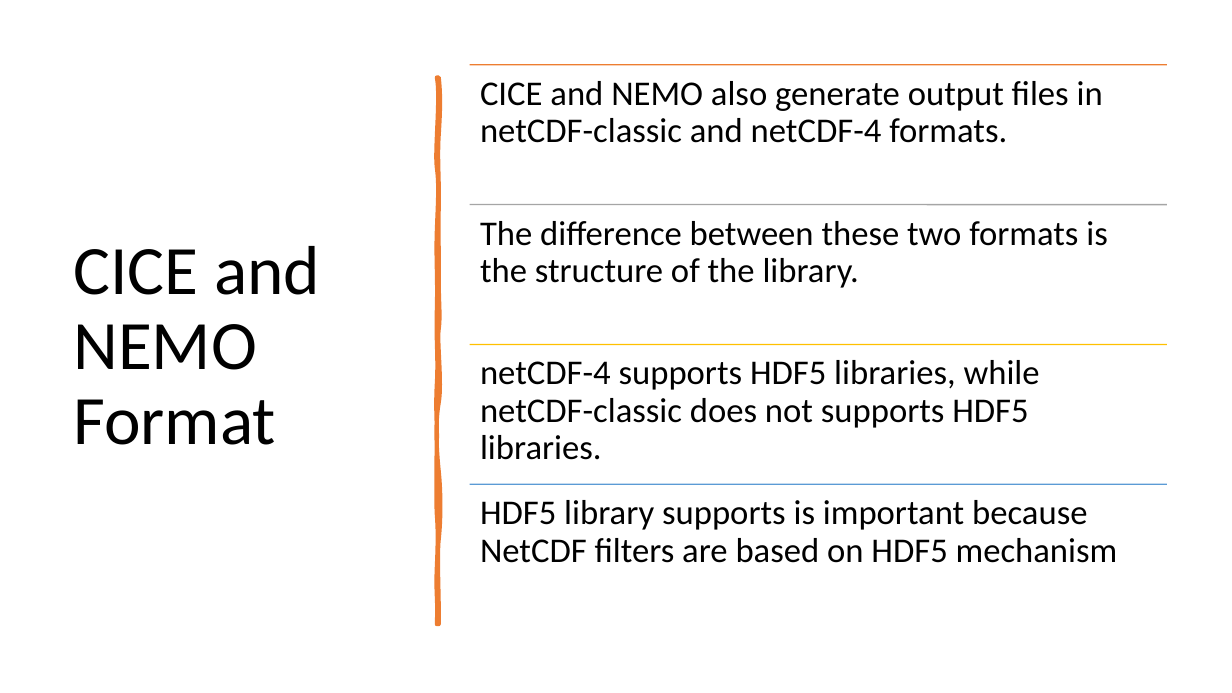
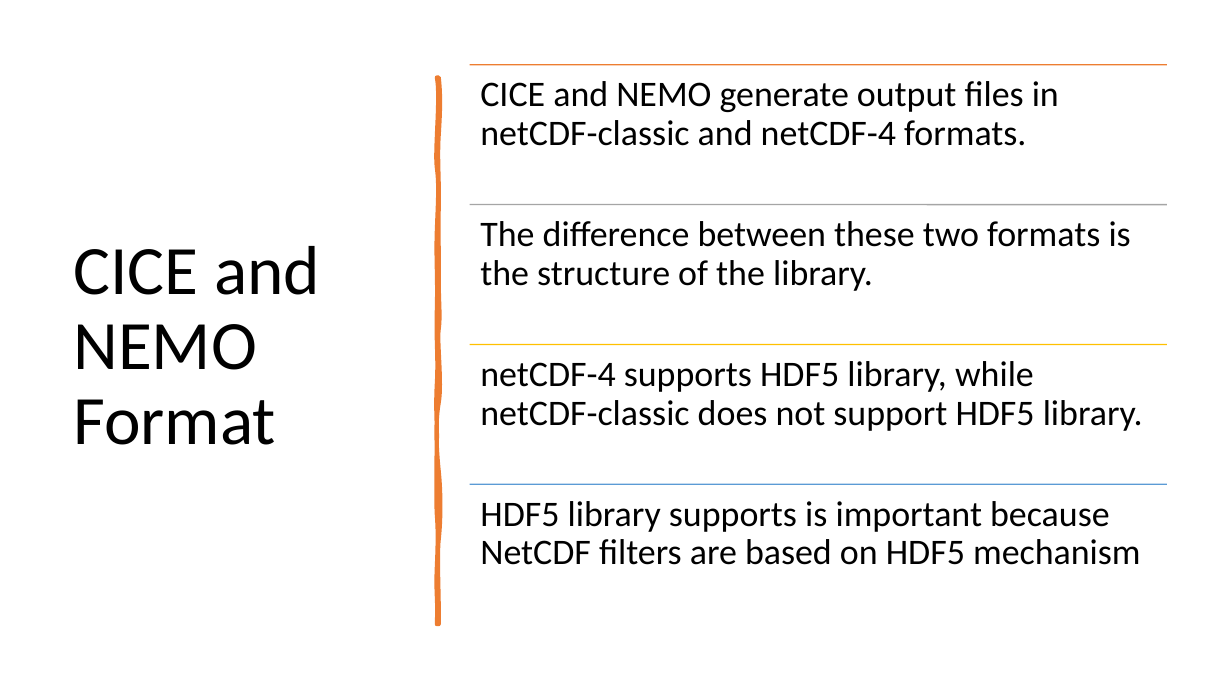
Before and after one commit to dhanifudin/presentation, a slide deck: slide 4 of KMITI.pptx (slide 5 before the commit). Drawn at 1232x693 pixels with LibreOffice and Linux fonts; fonts in the diff are those of the drawing. Boxes give left, top, right and bottom in pixels: in the first picture for what was removed or moved away, otherwise in the second. Text is boxed around its words. In the diff, an @@ line names an element or a change of style, - is before the commit and + after.

```diff
--- a/KMITI.pptx
+++ b/KMITI.pptx
@@ text at bbox=[480, 81, 1059, 146]: text changed; size 27 to 28 pt @@
-CICE and NEMO also generate output files in netCDF-classic and netCDF-4 formats.
+CICE and NEMO generate output files in netCDF-classic and netCDF-4 formats.
@@ text "The difference between these two ..." at bbox=[480, 221, 1131, 291]: size 27 to 28 pt @@
@@ text at bbox=[480, 361, 1143, 431]: text changed; size 27 to 28 pt @@
-netCDF-4 supports HDF5 libraries, while netCDF-classic does not supports HDF5 libraries.
+netCDF-4 supports HDF5 library, while netCDF-classic does not support HDF5 library.
@@ text "HDF5 library supports is important ..." at bbox=[480, 501, 1141, 565]: size 27 to 28 pt @@
```
Also in this commit, not shown: 4 other slides changed.
